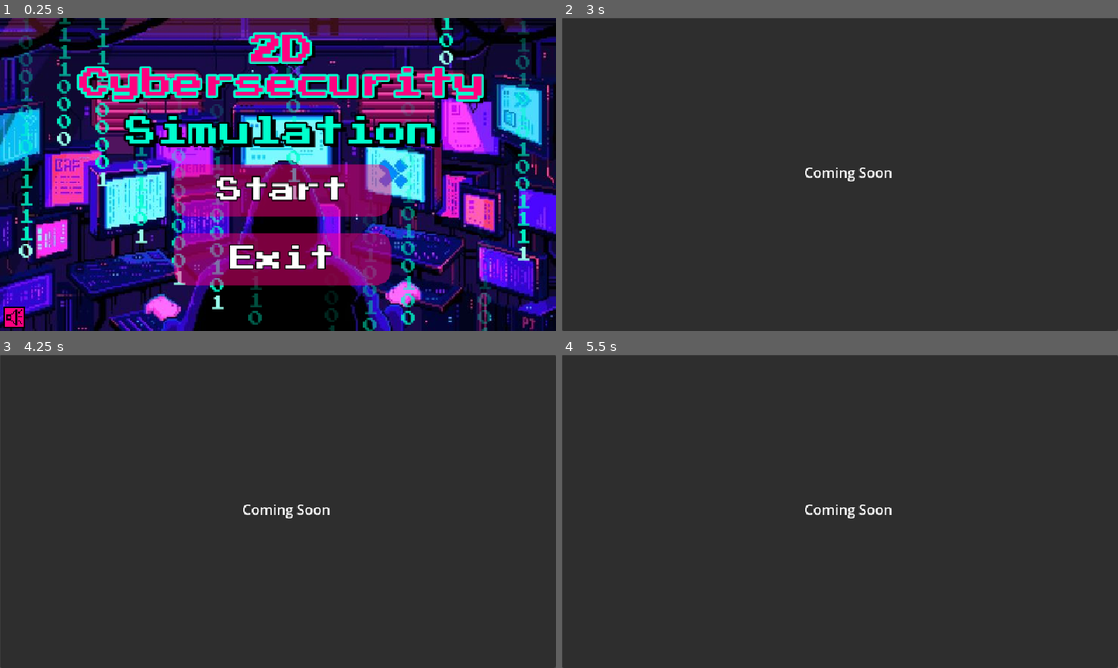
Above: before the commit, frames 1-4 (two rows, left to right).
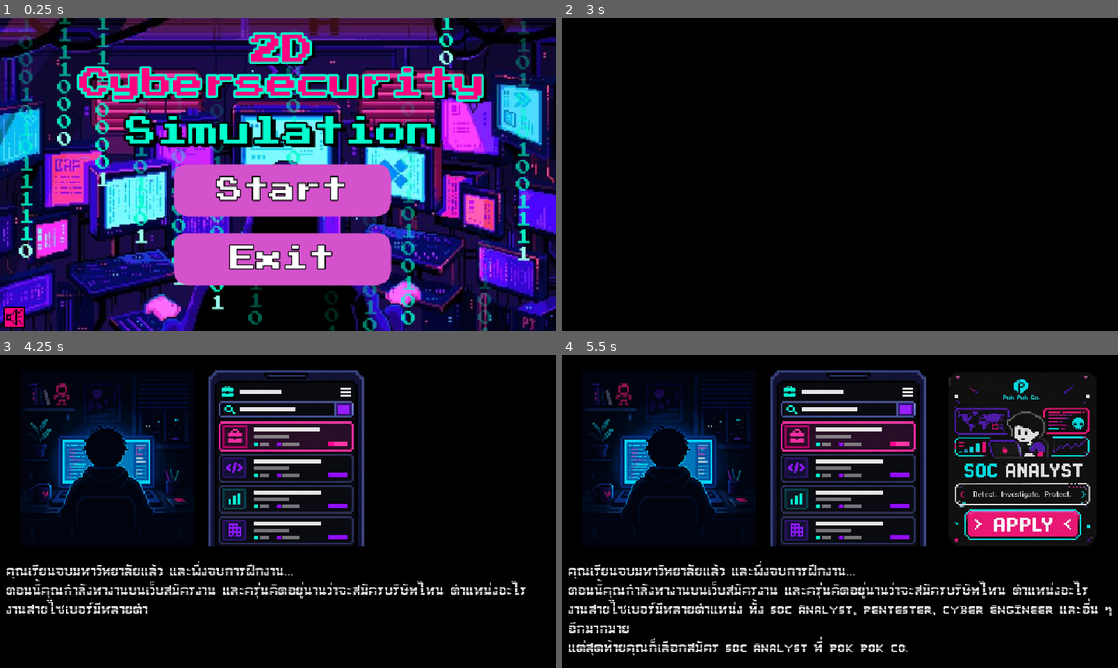
Above: after the commit, the same moments.

Repository: Eimemmm/2Dcybersecuritysimulator
Game: Godot game, scene res://Script/Main_Menu.tscn
The game is run twice, just before and just after one commit, with the same random seed, the same clock (stepped at 60 frames per second) and the same inputs. Sound files missing from this copy of the repository are replaced by a short silence.
Inputs (mouse positions are in pixels of both pictures, inside the frame that each line leads up to):
- Up to frame 1 (0.25 s): no input
- Up to frame 2 (3 s): click "Start" at 0.5 s; click (840, 218) at 1.27 s; type "12" at 1.35 s; click "Start" at 2 s; click "Confirm" at 2.75 s
- Up to frame 3 (4.25 s): tap Enter (ui_accept) at 3.5 s; move the mouse to (400, 495) at 3.52 s; hold Enter (ui_accept) from 3.53 s (still down); click (400, 495) at 3.67 s
- Up to frame 4 (5.5 s): move the mouse to (728, 527) at 4.27 s; release Enter (ui_accept) at 4.28 s; tap Enter (ui_accept) at 4.35, 4.52, 4.82, 5 s; click (728, 527) at 4.42 s; move the mouse to (895, 442) at 5.02 s; hold Enter (ui_accept) from 5.03 s (still down); click (895, 442) at 5.17 s

The runs differ from the first frame. In frame 1, 11% of the frame differs, in the area x 31-71%, y 46-86%; in frame 2, 100%, in the area x 0-100%, y 0-100%; in frame 3, 99%; in frame 4, 99%.

Commit message:
Second Commit Intro#2

Diff:
--- /dev/null
+++ b/Scenes/Intro.tscn
@@ -0,0 +1,89 @@
+[gd_scene format=3 uid="uid://mp6qetv4piuy"]
+
+[ext_resource type="Texture2D" uid="uid://brchyo0rncu3k" path="res://Image/Intro/2DCybersecuritySimulation.png" id="1_rrrc0"]
+[ext_resource type="Script" uid="uid://d0v0sbn24kqdr" path="res://Scenes/intro.gd" id="1_u3s32"]
+[ext_resource type="Texture2D" uid="uid://dpa3ksbkl2em4" path="res://Image/Intro/2DCybersecuritySimulation (1).png" id="2_d0kpp"]
+[ext_resource type="FontFile" uid="uid://dd0ykhn4ey5pg" path="res://Font/pixellet.ttf" id="2_vmpge"]
+[ext_resource type="Texture2D" uid="uid://boomiadpuhlya" path="res://Image/Intro/2DCybersecuritySimulation (2).png" id="3_u3s32"]
+[ext_resource type="AudioStream" uid="uid://8ygg4rn1s4y" path="res://Audio/Typing.mp3" id="5_u3s32"]
+
+[node name="Intro" type="Control" unique_id=1236426171]
+layout_mode = 3
+anchors_preset = 15
+anchor_right = 1.0
+anchor_bottom = 1.0
+grow_horizontal = 2
+grow_vertical = 2
+script = ExtResource("1_u3s32")
+next_scene_path = null
+chars_per_second = null
+image_fade_time = null
+pause_after_line = null
+sound_min_interval = null
+
+[node name="Typesound" type="AudioStreamPlayer2D" parent="." unique_id=243793973]
+stream = ExtResource("5_u3s32")
+bus = &"SFX"
+
+[node name="ColorRect" type="ColorRect" parent="." unique_id=937045190]
+layout_mode = 1
+anchors_preset = 15
+anchor_right = 1.0
+anchor_bottom = 1.0
+grow_horizontal = 2
+grow_vertical = 2
+color = Color(0, 0, 0, 1)
+
+[node name="HBoxContainer" type="HBoxContainer" parent="ColorRect" unique_id=1282549730]
+clip_children = 1
+layout_mode = 1
+offset_left = 9.0
+offset_top = 20.0
+offset_right = 640.0
+offset_bottom = 220.0
+
+[node name="ImageHolder" type="Control" parent="ColorRect/HBoxContainer" unique_id=103292970]
+layout_mode = 2
+size_flags_horizontal = 3
+
+[node name="TextureRect" type="TextureRect" parent="ColorRect/HBoxContainer/ImageHolder" unique_id=920498749]
+custom_minimum_size = Vector2(200, 180)
+layout_mode = 0
+offset_left = 14.0
+offset_top = -2.0
+offset_right = 214.0
+offset_bottom = 201.0
+texture = ExtResource("1_rrrc0")
+expand_mode = 1
+
+[node name="TextureRect2" type="TextureRect" parent="ColorRect/HBoxContainer/ImageHolder" unique_id=367429961]
+layout_mode = 0
+offset_left = 214.0
+offset_top = -2.0
+offset_right = 427.0
+offset_bottom = 200.0
+texture = ExtResource("2_d0kpp")
+expand_mode = 1
+
+[node name="TextureRect3" type="TextureRect" parent="ColorRect/HBoxContainer/ImageHolder" unique_id=974623771]
+custom_minimum_size = Vector2(200, 180)
+layout_mode = 0
+offset_left = 410.0
+offset_right = 633.0
+offset_bottom = 200.0
+texture = ExtResource("3_u3s32")
+expand_mode = 1
+
+[node name="RichTextLabel" type="RichTextLabel" parent="ColorRect" unique_id=1828311552]
+layout_mode = 0
+offset_left = 7.0
+offset_top = 237.0
+offset_right = 647.0
+offset_bottom = 354.0
+theme_override_fonts/normal_font = ExtResource("2_vmpge")
+theme_override_font_sizes/normal_font_size = 13
+bbcode_enabled = true
+text = "คุณเรียนจบมหาวิทยาลัยแล้ว และพึ่งจบการฝึกงาน...
+ตอนนี้คุณกำลังหางานบนเว็บสมัครงาน และครุ่นคิดอยู่นานว่าจะสมัครบริษัทไหน ตำแหน่งอะไร
+งานสายไซเบอร์มีหลายตำแหน่ง ทั้ง SOC Analyst, Pentester, Cyber Engineer และอื่น ๆ อีกมากมาย
+แต่สุดท้ายคุณก็เลือกสมัคร SOC Analyst ที่ Pok Pok Co."
--- /dev/null
+++ b/Scenes/intro.gd
@@ -0,0 +1,74 @@
+extends Control
+
+@export_file("*.tscn") var next_scene_path := ""
+@export var chars_per_second := 30.0   # ความเร็วพิมพ์ ยิ่งมากยิ่งเร็ว
+@export var image_fade_time := 0.8     # เวลาเฟดของรูป (วินาที)
+@export var pause_after_line := 0.9    # หยุดรอหลังจบแต่ละบรรทัด
+
+@onready var images: Array[TextureRect] = [
+	$ColorRect/HBoxContainer/ImageHolder/TextureRect,
+	$ColorRect/HBoxContainer/ImageHolder/TextureRect2,
+	$ColorRect/HBoxContainer/ImageHolder/TextureRect3,
+]
+@onready var text_label: RichTextLabel = $ColorRect/RichTextLabel
+
+@onready var type_sound: AudioStreamPlayer2D = $Typesound
+
+# แต่ละก้าว: image = รูปที่ขึ้น (-1 = ไม่มีรูปใหม่), line = บรรทัดที่พิมพ์ (นับจาก 0)
+const STEPS := [
+	{"image": 0, "line": 0},
+	{"image": 1, "line": 1},
+	{"image": -1, "line": 2},
+	{"image": 2, "line": 3},
+]
+
+var _line_starts: Array[int] = []
+var _line_ends: Array[int] = []
+var _tween: Tween
+
+
+func _ready() -> void:
+	for img in images:
+		img.modulate.a = 0.0   # ใช้ modulate ไม่ใช้ visible เพื่อไม่ให้ layout ขยับ
+	text_label.visible_characters = 0
+
+	# หาตำแหน่งตัวอักษรของแต่ละบรรทัด (ไม่นับ BBCode และข้ามบรรทัดว่าง)
+	var pos := 0
+	for line in text_label.get_parsed_text().split("\n"):
+		if line.strip_edges() != "":
+			_line_starts.append(pos)
+			_line_ends.append(pos + line.length())
+		pos += line.length() + 1
+
+	await get_tree().create_timer(0.6).timeout
+	for step in STEPS:
+		await _play_step(step)
+	await get_tree().create_timer(1.0).timeout
+	if next_scene_path != "":
+		get_tree().change_scene_to_file(next_scene_path)
+
+
+func _play_step(step: Dictionary) -> void:
+	var i: int = step.line
+	var count := _line_ends[i] - _line_starts[i]
+	_tween = create_tween()
+	if step.image >= 0:
+		_tween.tween_property(images[step.image], "modulate:a", 1.0, image_fade_time)
+	_tween.tween_callback(_start_type_sound)
+	_tween.tween_property(text_label, "visible_characters", _line_ends[i], count / chars_per_second).from(_line_starts[i])
+	_tween.tween_callback(type_sound.stop)
+	_tween.tween_interval(pause_after_line)
+	await _tween.finished
+
+
+func _start_type_sound() -> void:
+	# เริ่มจากตำแหน่งสุ่มในไฟล์ เพื่อให้แต่ละบรรทัดเสียงไม่ซ้ำกัน (เหลือท้ายไฟล์ไว้ 3 วินาที)
+	var length := type_sound.stream.get_length()
+	type_sound.play(randf_range(0.0, maxf(length - 3.0, 0.0)))
+
+
+# คลิกหรือกด Space/Enter เพื่อข้ามไปก้าวถัดไป
+func _unhandled_input(event: InputEvent) -> void:
+	var clicked: bool = event is InputEventMouseButton and event.pressed
+	if (clicked or event.is_action_pressed("ui_accept")) and _tween and _tween.is_running():
+		_tween.custom_step(100.0)
--- a/Scenes/scene_1.tscn
+++ /dev/null
@@ -1,53 +0,0 @@
-[gd_scene format=3 uid="uid://mp6qetv4piuy"]
-
-[ext_resource type="Texture2D" uid="uid://bl5itkmss2082" path="res://Image/ภาพถ่ายหน้าจอ 2569-10-22 เวลา 22.10.17.png" id="1_n8be1"]
-[ext_resource type="FontFile" uid="uid://cbaq7ehjrmll1" path="res://Font/PressStart2P.ttf" id="2_tp648"]
-
-[node name="scene 1" type="Control" unique_id=1236426171]
-layout_mode = 3
-anchors_preset = 15
-anchor_right = 1.0
-anchor_bottom = 1.0
-grow_horizontal = 2
-grow_vertical = 2
-
-[node name="ColorRect" type="ColorRect" parent="." unique_id=937045190]
-layout_mode = 0
-offset_left = 4.0
-offset_top = 35.0
-offset_right = 644.0
-offset_bottom = 395.0
-color = Color(0, 0, 0, 1)
-
-[node name="HBoxContainer" type="HBoxContainer" parent="ColorRect" unique_id=1282549730]
-layout_mode = 1
-offset_left = -21.0
-offset_top = 15.0
-offset_right = 658.0
-offset_bottom = 208.0
-
-[node name="TextureRect" type="TextureRect" parent="ColorRect/HBoxContainer" unique_id=1231975895]
-custom_minimum_size = Vector2(220, 0)
-layout_mode = 2
-size_flags_horizontal = 0
-texture = ExtResource("1_n8be1")
-expand_mode = 1
-stretch_mode = 5
-
-[node name="TextureRect2" type="TextureRect" parent="ColorRect/HBoxContainer" unique_id=367429961]
-layout_mode = 2
-
-[node name="TextureRect3" type="TextureRect" parent="ColorRect/HBoxContainer" unique_id=974623771]
-layout_mode = 2
-
-[node name="RichTextLabel" type="RichTextLabel" parent="ColorRect" unique_id=1548893422]
-layout_mode = 0
-offset_left = 7.0
-offset_top = 237.0
-offset_right = 654.0
-offset_bottom = 334.0
-theme_override_fonts/normal_font = ExtResource("2_tp648")
-theme_override_font_sizes/normal_font_size = 13
-text = "คุณเรียนจบมหาวิทยาลัยแล้ว และพึ่งจบการฝึกงาน...
-ตอนนี้คุณกำลังหางานบนเว็บสมัครงาน และครุ่นคิดอยู่นานว่าจะสมัครบริษัทไหน ตำแหน่งอะไร
-งานสายไซเบอร์มีหลายตำแหน่ง ทั้ง SOC Analyst, Pentester, Cyber Engineer และอื่น ๆ อีกมากมาย แต่สุดท้ายเขาก็เลือกสมัคร SOC Analyst ที่ Pok Pok Co."
--- a/Script/Main_Menu.tscn
+++ b/Script/Main_Menu.tscn
@@ -1,17 +1,17 @@
 [gd_scene format=3 uid="uid://dhfn2svrrl5mm"]
 
 [ext_resource type="Script" uid="uid://c3hjr8l8feyep" path="res://Script/main_menu.gd" id="1_8dude"]
-[ext_resource type="Texture2D" uid="uid://bhu1t8crj411f" path="res://Image/BG Game Test.jpg" id="2_jw6is"]
+[ext_resource type="Texture2D" uid="uid://bhu1t8crj411f" path="res://Image/MainMenu/BG Game Test.jpg" id="2_jw6is"]
 [ext_resource type="Script" uid="uid://34tyhpms5mj3" path="res://Script/matrix_rain.gd" id="3_e08eu"]
 [ext_resource type="FontFile" uid="uid://cbaq7ehjrmll1" path="res://Font/PressStart2P.ttf" id="4_1p460"]
-[ext_resource type="Texture2D" uid="uid://db558mlkm45hi" path="res://Image/AudioEnable.png" id="5_7t75r"]
-[ext_resource type="Texture2D" uid="uid://cwea4xm2pkrf" path="res://Image/AudioDisable2.png" id="6_juqyf"]
-[ext_resource type="Texture2D" uid="uid://cqitu310dpwhm" path="res://Image/AudioHover.png" id="7_iyirb"]
+[ext_resource type="Texture2D" uid="uid://db558mlkm45hi" path="res://Image/MainMenu/AudioEnable.png" id="5_7t75r"]
+[ext_resource type="Texture2D" uid="uid://cwea4xm2pkrf" path="res://Image/MainMenu/AudioDisable2.png" id="6_juqyf"]
+[ext_resource type="Texture2D" uid="uid://cqitu310dpwhm" path="res://Image/MainMenu/AudioHover.png" id="7_iyirb"]
 [ext_resource type="Script" uid="uid://ce048cls1iypv" path="res://Script/mute.gd" id="8_13u8l"]
 [ext_resource type="AudioStream" uid="uid://bcsdp2ryl2u0x" path="res://Audio/BGM.mp3" id="9_vsvm7"]
 
 [sub_resource type="StyleBoxFlat" id="StyleBoxFlat_3mro0"]
-bg_color = Color(1, 0, 0.5019608, 0.48235294)
+bg_color = Color(0.82915056, 0.3199059, 0.8006329, 1)
 corner_radius_top_left = 16
 corner_radius_top_right = 16
 corner_radius_bottom_right = 16
--- a/Script/main_menu.gd
+++ b/Script/main_menu.gd
@@ -59,4 +59,4 @@
 	if player_name.is_empty():
 		return                                   # หรือแสดงข้อความเตือน
 	GameState.player_name = player_name
-	get_tree().change_scene_to_file("res://scenes/pretest_intro.tscn")
+	get_tree().change_scene_to_file("res://scenes/Intro.tscn")
Not shown, added: Audio/Typing.mp3.import
Binary file added: Font/BaenRarb.ttf
Not shown, added: Font/BaenRarb.ttf.import
Binary file added: Font/pixellet.ttf
Not shown, added: Font/pixellet.ttf.import
Binary file added: Image/Intro/2DCybersecuritySimulation (1).png
Not shown, added: Image/Intro/2DCybersecuritySimulation (1).png.import
Binary file added: Image/Intro/2DCybersecuritySimulation (2).png
Not shown, changed: Image/Intro/2DCybersecuritySimulation (2).png.import
Binary file added: Image/Intro/2DCybersecuritySimulation (3).png
Not shown, changed: Image/Intro/2DCybersecuritySimulation (3).png.import
Binary file added: Image/Intro/2DCybersecuritySimulation.png
(and 16 more such lines)
